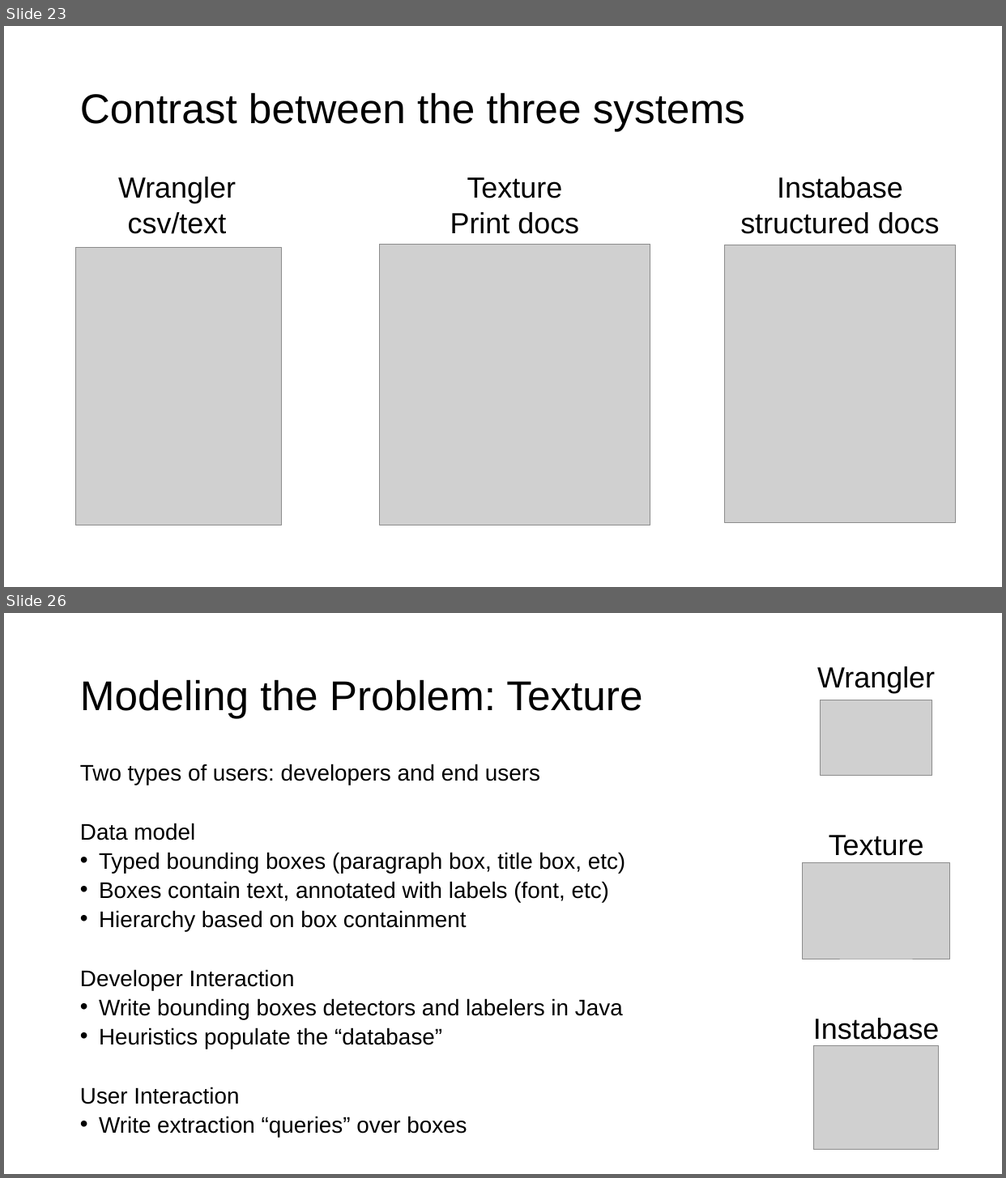
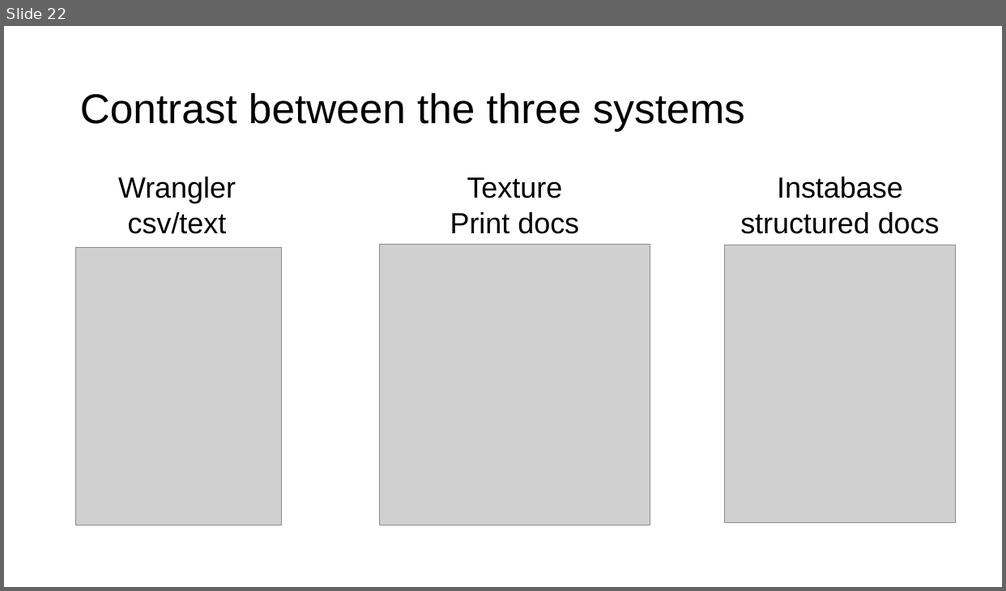
Before and after one commit to columbiaviz/columbiaviz.github.io, a slide deck: 2020s_w6998/lecs/11_text.pptx. Shown one above the other, each under a label of ours: slides 23 and 26 before the commit, slide 22 after it; the slides between them are not shown. The pictures are 1006x1178 and 1006x591 pixels, drawn with LibreOffice and Linux fonts; fonts in the diff are those of the drawing; grey boxes stand for pictures. Boxes give left, top, right and bottom in pixels: in the first picture for what was removed or moved away, otherwise in the second. Text is boxed around its words. In the diff, an @@ line names an element or a change of style, - is before the commit and + after.

```diff
--- a/2020s_w6998/lecs/11_text.pptx
+++ b/2020s_w6998/lecs/11_text.pptx
@@ slide 26 removed at [4, 613, 1002, 1174], background #FFFFFF @@
@@ title removed at [80, 679, 642, 718] @@
-Modeling the Problem: Texture
@@ text removed at [817, 666, 935, 693] @@
-Wrangler
@@ picture removed at [820, 700, 932, 776] @@
@@ text removed at [80, 764, 625, 1137] @@
-Two types of users: developers and end users
-Data model
-• Typed bounding boxes (paragraph box, title box, etc)
-• Boxes contain text, annotated with labels (font, etc)
-• Hierarchy based on box containment
-Developer Interaction
-• Write bounding boxes detectors and labelers in Java
-• Heuristics populate the “database”
-User Interaction
-• Write extraction “queries” over boxes
@@ text removed at [829, 835, 924, 856] @@
-Texture
@@ picture removed at [803, 863, 949, 959] @@
@@ text removed at [813, 1018, 940, 1040] @@
-Instabase
@@ picture removed at [814, 1046, 939, 1150] @@
@@ what was slide 23 is now slide 22 @@
```
Also in this commit, not shown: 2 slides changed, 7 slides added, 2 other slides removed.
